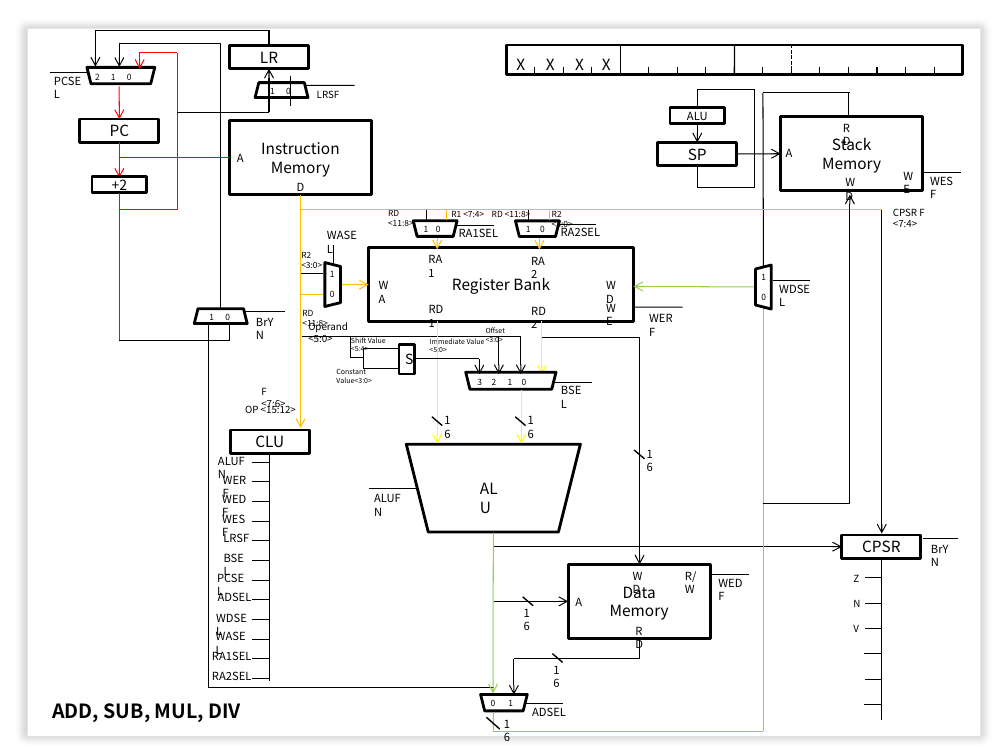
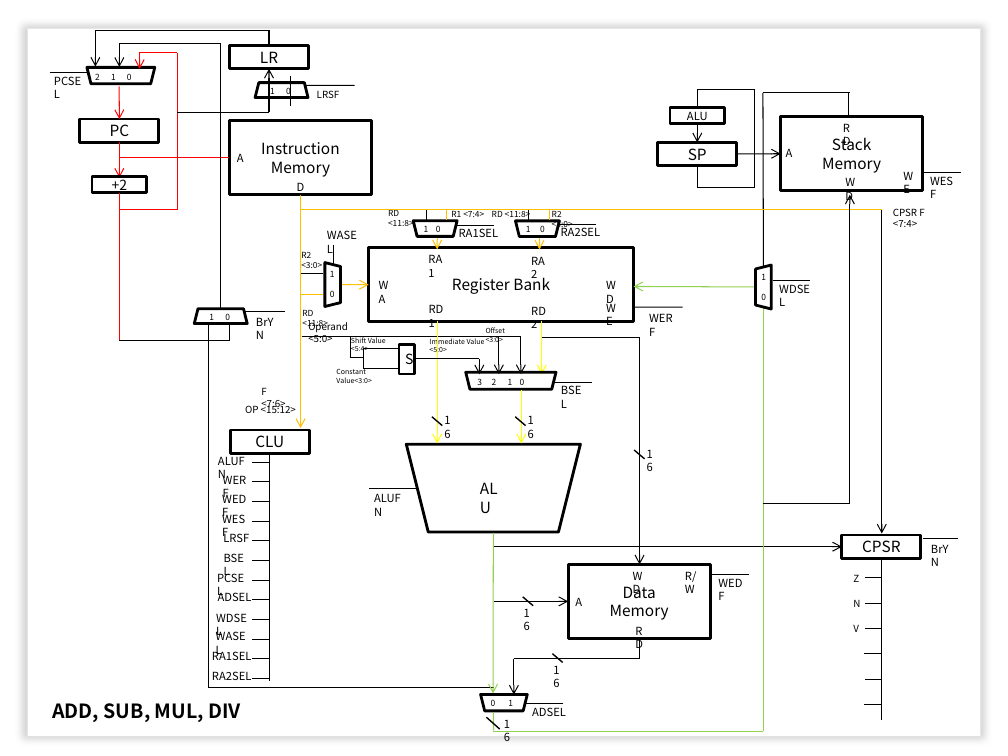
Before and after one commit to eldora/CASM, a slide deck: slide 28 of GradPortfolio.pptx. Drawn at 1008x756 pixels with LibreOffice and Linux fonts; fonts in the diff are those of the drawing; background and template pictures are left out. Boxes give left, top, right and bottom in pixels: in the first picture for what was removed or moved away, otherwise in the second. Text is boxed around its words. In the diff, an @@ line names an element or a change of style, - is before the commit and + after.

```diff
--- a/GradPortfolio.pptx
+++ b/GradPortfolio.pptx
@@ rectangle removed at (506,45,963,76) @@
@@ text removed at (516,58,525,75) @@
-X
@@ text removed at (546,58,555,75) @@
-X
@@ text removed at (575,58,584,75) @@
-X
@@ text removed at (602,58,611,75) @@
-X
@@ line removed from (620, 75) to (620, 45) @@
@@ line removed from (735, 75) to (735, 45) @@
@@ line removed from (791, 76) to (791, 46) @@
@@ line removed from (506, 75) to (506, 67) @@
@@ line removed from (535, 75) to (535, 67) @@
@@ line removed from (563, 75) to (563, 67) @@
@@ line removed from (592, 75) to (592, 67) @@
@@ line removed from (649, 75) to (649, 67) @@
@@ line removed from (677, 75) to (677, 67) @@
@@ line removed from (706, 75) to (706, 67) @@
@@ line removed from (763, 75) to (763, 67) @@
@@ line removed from (791, 75) to (791, 67) @@
@@ line removed from (820, 75) to (820, 67) @@
@@ line removed from (849, 75) to (849, 67) @@
@@ line removed from (877, 75) to (877, 67) @@
@@ line removed from (905, 75) to (905, 67) @@
@@ line removed from (934, 75) to (934, 67) @@
@@ line removed from (963, 75) to (963, 67) @@
```
Also in this commit, not shown: 15 other slides changed, 5 other files.
